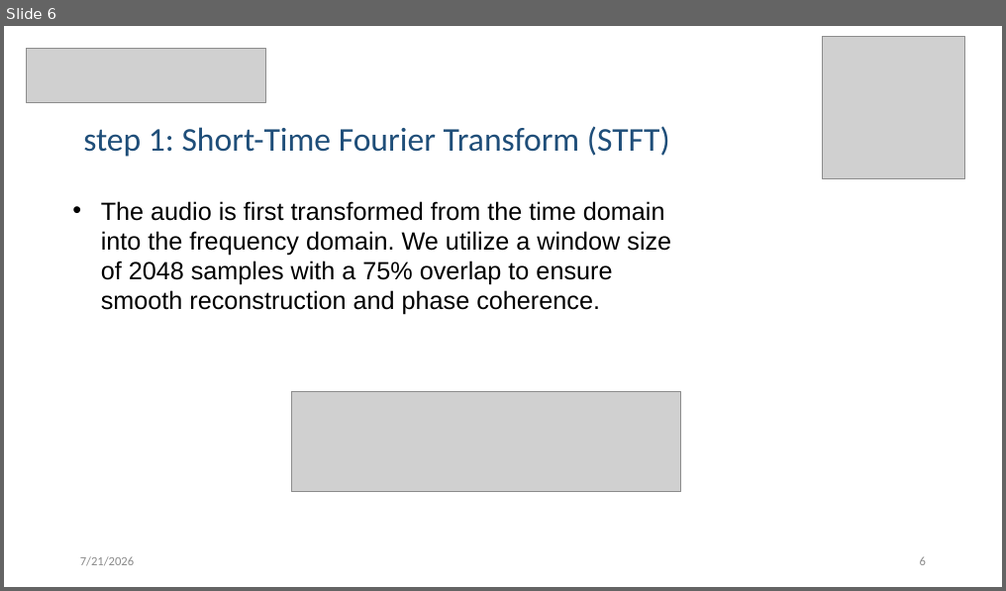
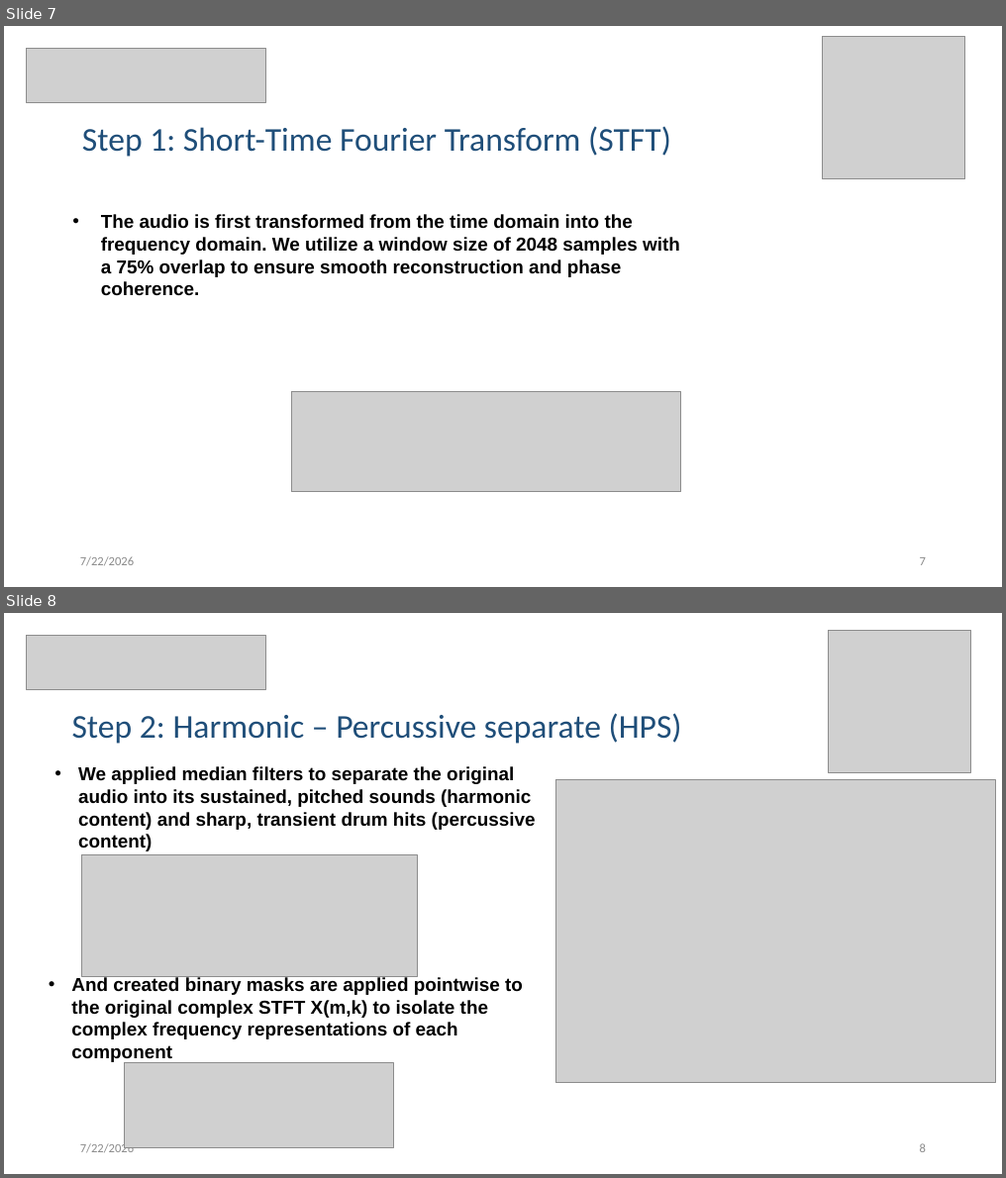
Before and after one commit to matangranottau/Final_Project, a slide deck: final presentation.pptx. Shown one above the other, each under a label of ours: slide 6 before the commit, slides 7 and 8 after it. The pictures are 1006x591 and 1006x1178 pixels, drawn with LibreOffice and Linux fonts; fonts in the diff are those of the drawing; grey boxes stand for pictures; background and template pictures are left out. Boxes give left, top, right and bottom in pixels: in the first picture for what was removed or moved away, otherwise in the second. Text is boxed around its words. In the diff, an @@ line names an element or a change of style, - is before the commit and + after.

```diff
--- a/final presentation.pptx
+++ b/final presentation.pptx
@@ slide 8 added at box(4, 613, 1002, 1174), background #FFFFFF @@
@@ picture added at box(26, 636, 265, 690) @@
@@ picture added at box(829, 630, 971, 773) @@
@@ text added at box(72, 713, 682, 744), 32 pt, text #1F4E79 @@
+Step 2: Harmonic – Percussive separate (HPS)
@@ text added at box(78, 766, 536, 852), 18 pt, text #000000, bold @@
+• We applied median filters to separate the original audio into its sustained, pitched sounds (harmonic content) and sharp, transient drum hits (percussive content)
@@ picture added at box(555, 779, 995, 1083) @@
@@ picture added at box(82, 855, 418, 976) @@
@@ text added at box(71, 976, 523, 1062), 18 pt, text #000000, bold @@
+• And created binary masks are applied pointwise to the original complex STFT X(m,k) to isolate the complex frequency representations of each component
@@ picture added at box(125, 1062, 393, 1149) @@
@@ text added at box(80, 1143, 134, 1154), 12 pt, text #8C8C8C @@
+7/22/2026
@@ page number added at box(920, 1144, 926, 1153), 12 pt, text #8C8C8C @@
+8
@@ what was slide 6 is now slide 7 @@
@@ slide 7 changed as well @@
@@ text at box(82, 126, 671, 157): text changed @@
-step 1: Short-Time Fourier Transform (STFT)
+Step 1: Short-Time Fourier Transform (STFT)
@@ text "The audio is first transformed ...": place and size @@
-text "The audio is first transformed ..." at box(101, 201, 671, 315)
+text "The audio is first transformed ..." at box(101, 214, 680, 296)
@@ text "The audio is first transformed ..." at box(101, 214, 680, 296): size 24 to 18 pt, bold on @@
@@ text at box(80, 557, 134, 567): text changed @@
-7/21/2026
+7/22/2026
@@ page number at box(920, 558, 926, 566): text changed @@
-6
+7
```
Also in this commit, not shown: 15 other slides changed, 1 other slide added, 2 slides removed, 1 other file.
